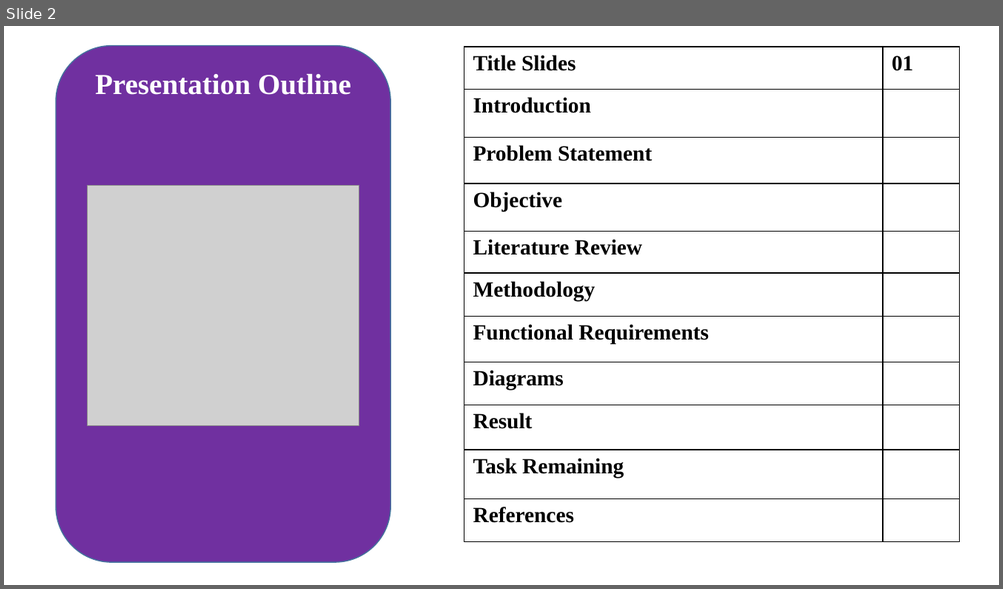
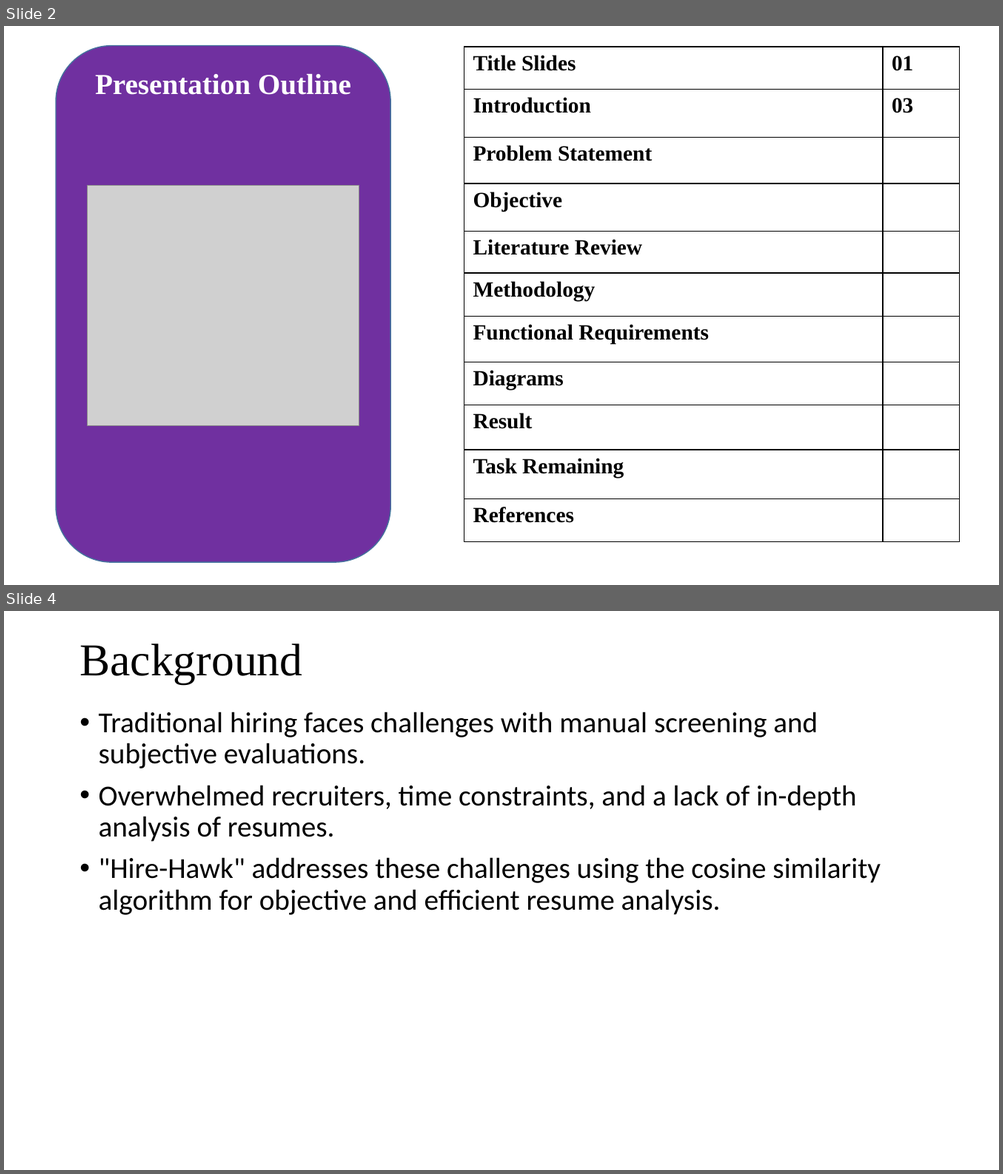
Before and after one commit to SaurabhSubedi/Hire-Hawk, a slide deck: Docs/MidtermPresentationHireHawk.pptx. Shown one above the other, each under a label of ours: slide 2 before the commit, slides 2 and 4 after it; the slides between them are not shown. The pictures are 1003x589 and 1003x1174 pixels, drawn with LibreOffice and Linux fonts; fonts in the diff are those of the drawing; grey boxes stand for pictures. Boxes give left, top, right and bottom in pixels: in the first picture for what was removed or moved away, otherwise in the second. Text is boxed around its words. In the diff, an @@ line names an element or a change of style, - is before the commit and + after.

```diff
--- a/Docs/MidtermPresentationHireHawk.pptx
+++ b/Docs/MidtermPresentationHireHawk.pptx
@@ slide 4 added at box(4, 611, 999, 1170), background #FFFFFF @@
@@ title added at box(79, 644, 302, 684), 44 pt, text #000000 @@
+Background
@@ text added at box(99, 712, 880, 915), 28 pt, text #000000 @@
+• Traditional hiring faces challenges with manual screening and subjective evaluations.
+• Overwhelmed recruiters, time constraints, and a lack of in-depth analysis of resumes.
+• "Hire-Hawk" addresses these challenges using the cosine similarity algorithm for objective and efficient resume analysis.
@@ slide 2 changed as well @@
@@ table at box(464, 47, 960, 543) @@
-row 2, column 2: 
+row 2, column 2: 03
```
Also in this commit, not shown: 6 other slides changed, 17 other slides added, 8 slides removed, 6 other files.
